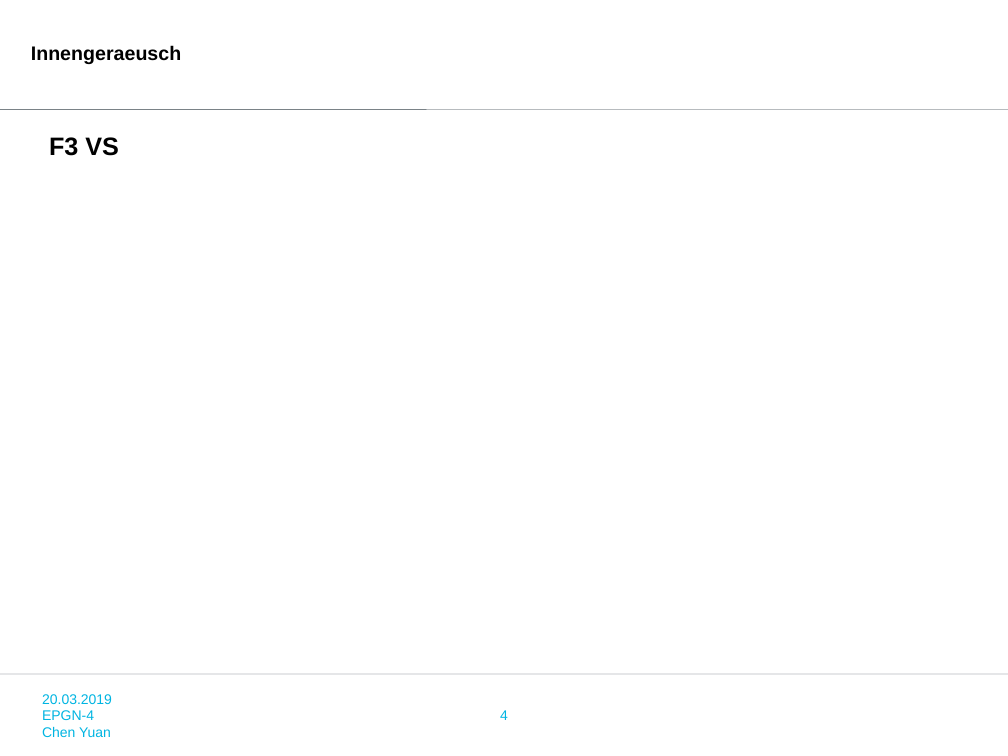
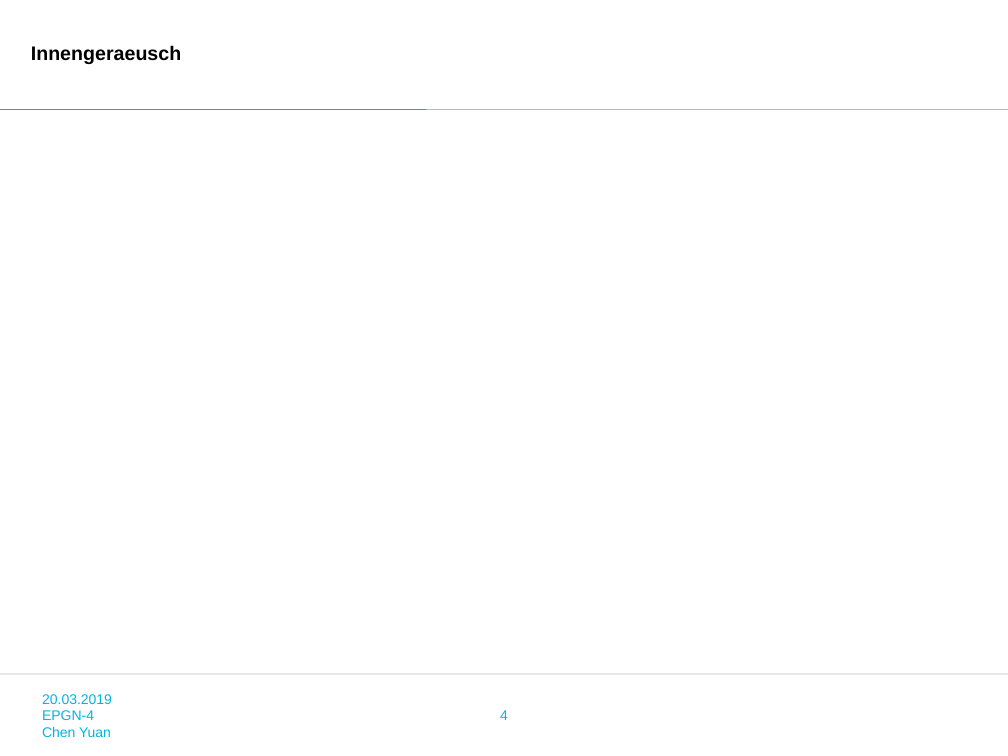
Before and after one commit to zhangxingjing/EPGN_INFO, a slide deck: slide 4 of epgn_info/epgn_info/apps/calculate/PPTModel/4zuo.pptx. Drawn at 1008x756 pixels with LibreOffice and Linux fonts; fonts in the diff are those of the drawing; background and template pictures are left out. Boxes give left, top, right and bottom in pixels: in the first picture for what was removed or moved away, otherwise in the second. Text is boxed around its words. In the diff, an @@ line names an element or a change of style, - is before the commit and + after.

```diff
--- a/epgn_info/epgn_info/apps/calculate/PPTModel/4zuo.pptx
+++ b/epgn_info/epgn_info/apps/calculate/PPTModel/4zuo.pptx
@@ text removed at [49, 137, 119, 156] @@
-F3 VS
```
Also in this commit, not shown: 9 other slides changed, 5 other files.
